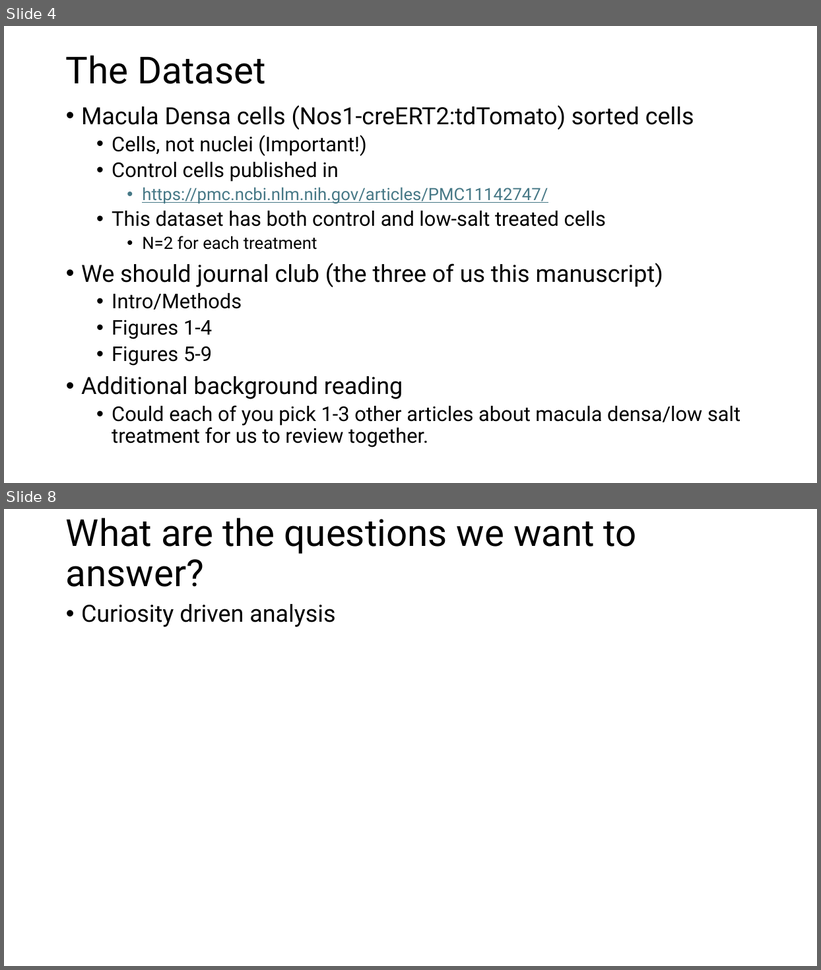
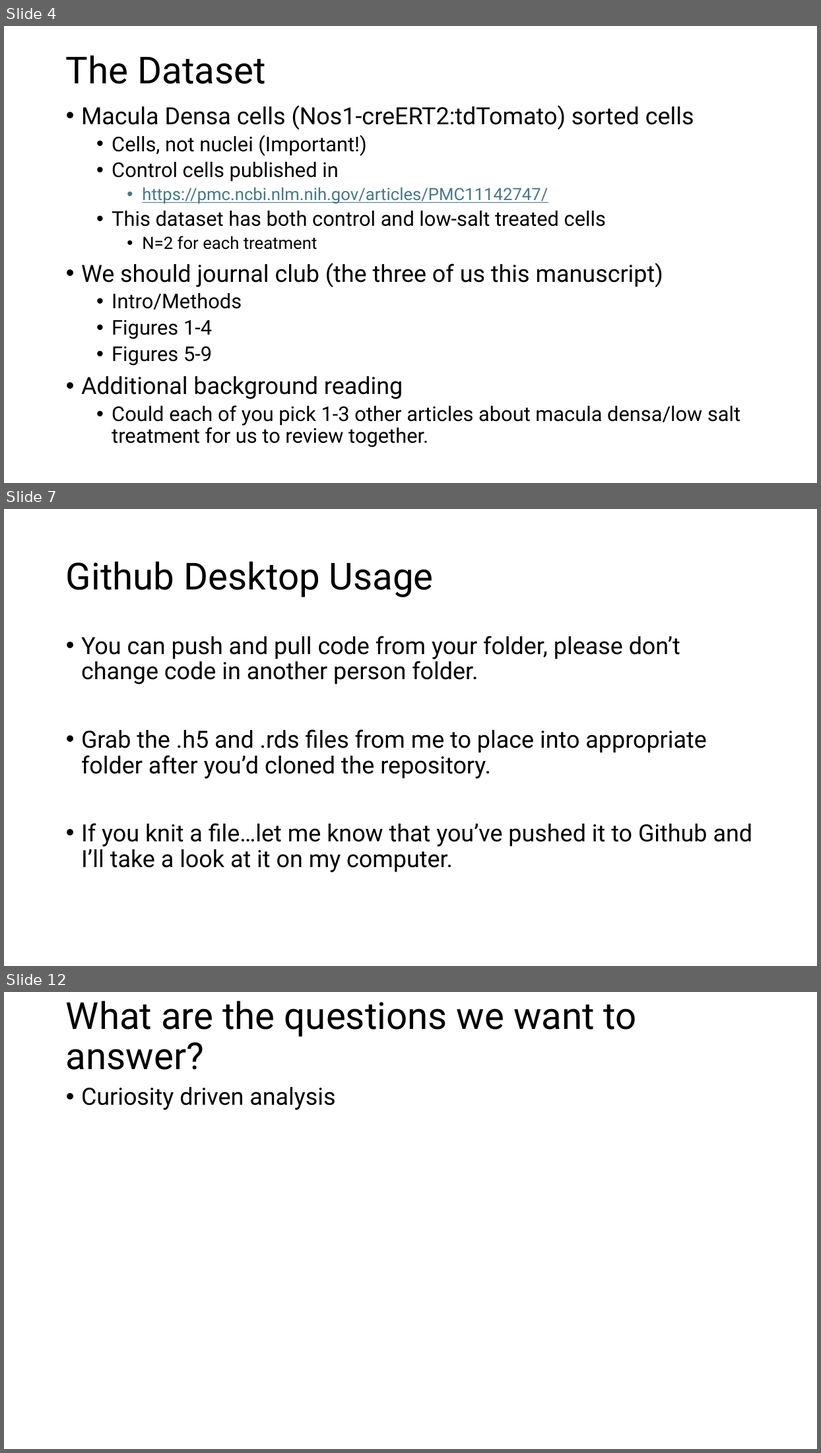
Before and after one commit to usckrc/macula_densa_scRNAseq, a slide deck: presentations/project_introduction_jwn.pptx. Shown one above the other, each under a label of ours: slides 4 and 8 before the commit, slides 4, 7 and 12 after it; the slides between them are not shown. The pictures are 821x970 and 821x1453 pixels, drawn with LibreOffice and Linux fonts; fonts in the diff are those of the drawing. Boxes give left, top, right and bottom in pixels: in the first picture for what was removed or moved away, otherwise in the second. Text is boxed around its words. In the diff, an @@ line names an element or a change of style, - is before the commit and + after.

```diff
--- a/presentations/project_introduction_jwn.pptx
+++ b/presentations/project_introduction_jwn.pptx
@@ slide 7 added at (4,509,817,966), background #FFFFFF @@
@@ title added at (66,561,434,597), 44 pt, text #000000 @@
+Github Desktop Usage
@@ text added at (81,636,753,873), 28 pt, text #000000 @@
+• You can push and pull code from your folder, please don’t change code in another person folder.
+• Grab the .h5 and .rds files from me to place into appropriate folder after you’d cloned the repository.
+• If you knit a file…let me know that you’ve pushed it to Github and I’ll take a look at it on my computer.
@@ what was slide 8 is now slide 12 @@
```
Also in this commit, not shown: 5 slides changed, 11 other slides added, 3 slides removed, 4 other files.
